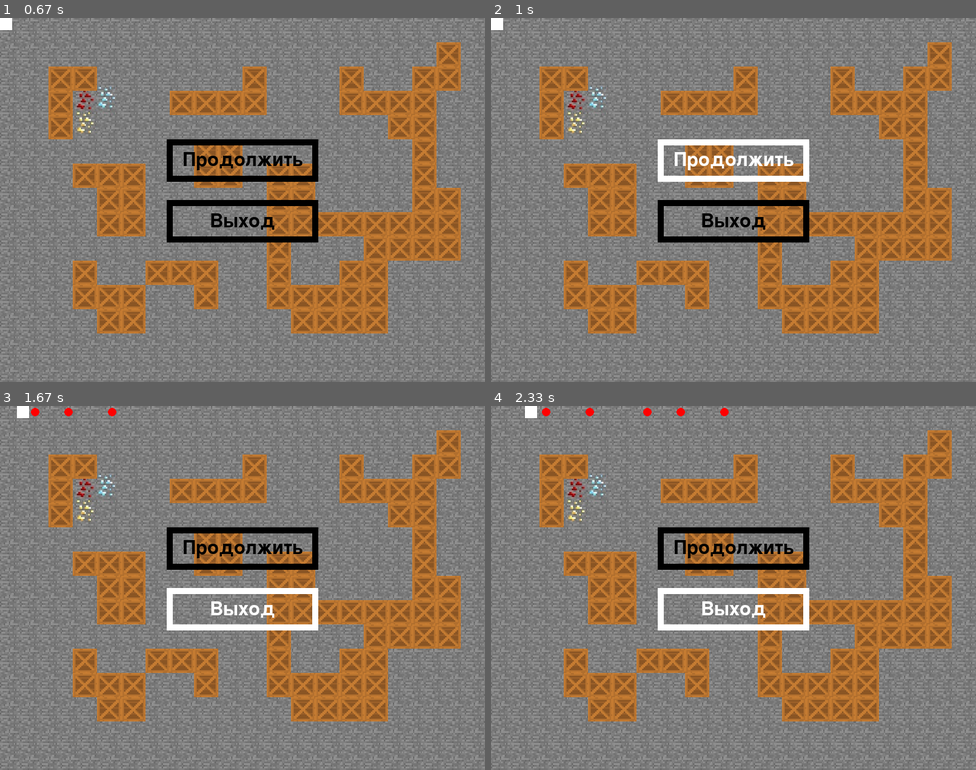
Above: before the commit, frames 1-4 (two rows, left to right).
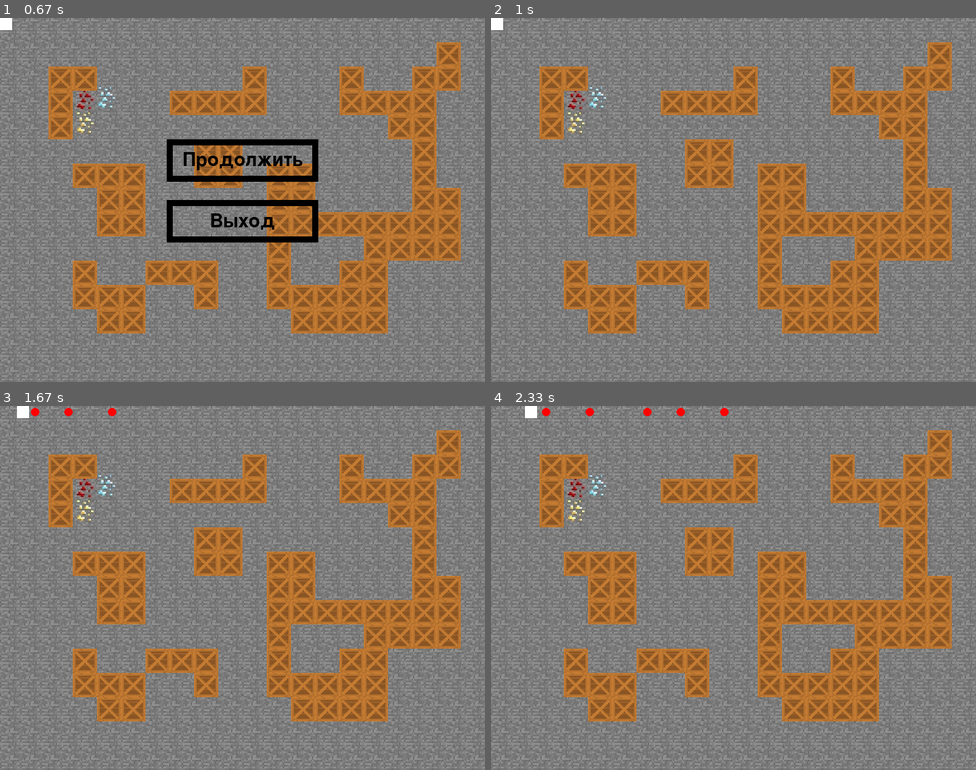
Above: after the commit, the same moments.

Repository: Pahtll/PyGameProjectDec2023
Game: pygame game, started from main.py
Same seed, same stepped clock (60 frames per second), same inputs: the game is played once before the commit and once after it.
Inputs (mouse positions are in pixels of both pictures, inside the frame that each line leads up to):
- Up to frame 1 (0.67 s): tap Esc at 0.33 s
- Up to frame 2 (1 s): press the mouse at (733, 159) at 0.7 s; move the mouse to (752, 163) at 0.8 s; release the mouse at (767, 170) at 0.93 s
- Up to frame 3 (1.67 s): hold D 1-1.47 s; move the mouse to (295, 620) at 1.03 s; tap Space at 1.07, 1.37, 1.57 s; hold W from 1.5 s (still down)
- Up to frame 4 (2.33 s): release W at 1.8 s; hold D 1.83-2.3 s; tap Space at 1.9, 2.2 s

Frame 1 is identical in both runs. In frame 2, 3.2% of the frame differs, in the area x 34-66%, y 33-62%; in frame 3, 3.2%; in frame 4, 3.2%.

Commit message:
Сделал меню
Пока что это просто оверлей, который не останавливает игру. Но зато все кнопки работают

Diff:
--- a/main.py
+++ b/main.py
@@ -39,13 +39,14 @@
 field1 = field.Field()
 field1.generate((10, 30), (1, 10), screen)
 
+#Создание меню
 menu = menu.EscapeMenu(screen)
+
 
 running = True
 while running:
 
     clock.tick(FPS)
-
     background = pg.image.load("images/background.png")
     screen.blit(background, (0, 0))
 
@@ -68,14 +69,19 @@
     keysGetPressed = pg.key.get_pressed()
     position = tank1.move(keysGetPressed)
 
+    #Отрисовка меню esc
     menu.draw()
+
     # Обновление экрана
 
     pg.display.update()
     bullets.update(tank1)
 
     for event in pg.event.get():
+
+        #Открытие меню esc
         running = menu.open(event)
+
         if event.type == pg.QUIT:
             running = False
 
--- a/menu.py
+++ b/menu.py
@@ -4,10 +4,17 @@
 
 
 class Button:
-
+    """Кнопка представляет с собой интерактивный объект, на который можно выводить текст и с которым можно взаимодействовать.
+    \n screen - экран на котором мы рисуем кнопку.
+    \n y - высота кнопки
+    \n width - ширина прямоугольника
+    \n height - высота прямоугольника
+    \n text - текст на кнопке"""
     def __init__(self, screen, y, width, height, text):
         self.width = width
         self.screen = screen
+
+        # x является константой и равен центру экрана
         self.x = (800 - width) / 2
         self.y = y
         self.rect = pg.Rect(self.x, y, width, height)
@@ -16,41 +23,50 @@
         self.color = (0, 0, 0)
         self.font = pygame.font.Font(None, int(height / 1.5))
         self.fontColor = self.color
+
+        """State отвечает за состояние кнопки. всего есть 3 состояния: normal - обычное, когда ничего не происходит
+        hover - когда пользователь наводится на кнопку но не нажимает. pressed - когда пользователь нажал на кнопку"""
         self.state = 'normal'
 
     def draw(self):
+        """Функция выводит кнопку на экран"""
         pg.draw.rect(self.screen, self.color, self.rect, 10)
         text = self.font.render(self.text, True, self.fontColor)
         position = text.get_rect(center=self.rect.center)
         self.screen.blit(text, position)
 
     def update(self, event):
-
+        """Функция update проверяет, совершались ли в этот кадр какие либо действия с кнопкой. Если совершались
+         , то обновляет её состояние."""
         if event.type == pg.MOUSEMOTION:
 
+            # Пользователь двинул мышкой и координаты этого движения пришлись на кнопку, то изменить её состояние на hover
             if self.rect.x <= event.pos[0] <= self.rect.topright[0] and self.rect.y <= event.pos[1] <= self.rect.bottomleft[1]:
                 self.state = 'hover'
 
             else:
                 self.state = 'normal'
 
+        # Если пользователь навёлся на кнопку, то подсветить её белым
         if self.state == 'hover':
             self.color = (255, 255, 255)
 
         elif self.state == 'normal':
             self.color = (0, 0, 0)
 
+        # Если пользователь навёлся на кнопку и нажал на мышку, то состояние кнопки - pressed
         if event.type == pg.MOUSEBUTTONDOWN and self.state == 'hover':
             self.state = 'pressed'
-
-        elif event.type == pg.MOUSEBUTTONUP:
-            self.state = 'hover'
 
         self.fontColor = self.color
 
 
 
 class EscapeMenu:
+    """Класс EscapeMenu создаёт меню, которое открывается на клавишу escape, и имеет две кнопки: продолжить и выйти.
+    \n buttonResume - кнопка продолжить
+    \n buttonExit - кнопка выйти
+    \n IsOpened - флаг, который показывает открыто ли меню или нет."""
     def __init__(self, screen):
         self.screen = screen
         self.buttonResume = Button(screen, 200, 250, 70, "Продолжить")
@@ -58,14 +74,18 @@
         self.IsOpened = False
 
     def draw(self):
+        """Рисует кнопки, если меню открыто"""
         if self.IsOpened:
             self.buttonResume.draw()
             self.buttonExit.draw()
 
     def open(self, event):
+        """Открывает меню и обновляет кнопки, если клавиша escape нажата. Функция возвращает True, если кнопка
+        выход не была нажата и False в противном случае. Затем это значение передаётся в переменную running"""
         if event.type == pg.KEYDOWN:
             if event.key == pg.K_ESCAPE:
                 self.IsOpened = not self.IsOpened
+
 
         if self.IsOpened:
             self.buttonResume.update(event)
@@ -73,4 +93,9 @@
 
             if self.buttonExit.state == 'pressed':
                 return False
+
+            if self.buttonResume.state == 'pressed':
+                self.buttonResume.state = 'normal'
+                self.IsOpened = False
+
         return True
